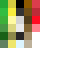
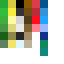
Before/after of a 64px x 64px layered artwork. What changed in the layer stack:
painted on "Paint Layer 1" over bbox(40, 0, 48, 56)
